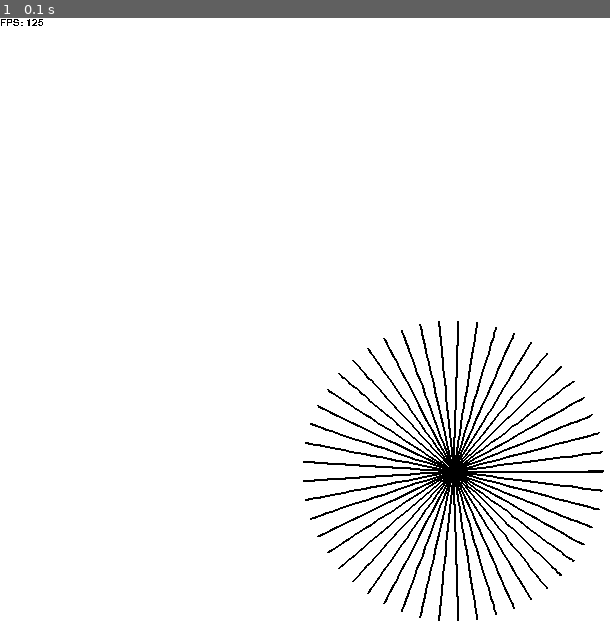
Above: before the commit, frame 1.
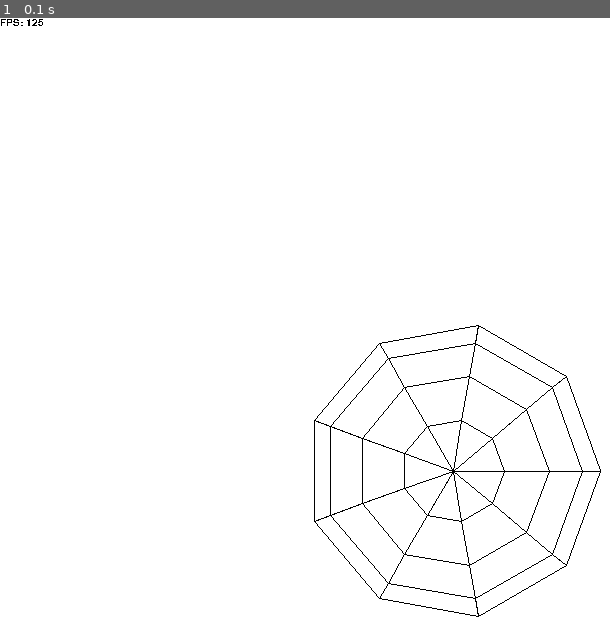
Above: after the commit, the same moment.

Repository: jubileusantos/pygame
Game: pygame game, started from render3d/main.py
Two runs of this game, one before a commit and one after it. Both use one fixed random seed, a clock stepped at 60 frames per second and the inputs below.
Inputs:
- Up to frame 1 (0.1 s): no input

The runs differ from the first frame. In frame 1, 4.1% of the frame differs, in the area x 49-100%, y 49-100%.

Commit message:
Improved sphere drawing

Diff:
--- a/render3d/main.py
+++ b/render3d/main.py
@@ -198,6 +198,7 @@
         super().__init__(pos, color, edgeThickness, cornerThickness, faceColors)
         self.size = radius
         self.radius = radius
+        self.resolution = resolution
 
         # Calculate points
         for i in range(resolution):
@@ -214,9 +215,21 @@
         # Get points
         projectedPoints = self.getPoints()
 
-        for i in range(len(projectedPoints)-1):
+        for i in range(self.resolution-1):
+            for j in range(self.resolution-1):
+                idx = j + i * self.resolution
+                idx1 = j + (i+1) * self.resolution
+                # Vertical
+                pygame.draw.line(surface, self.color, projectedPoints[idx], projectedPoints[idx+1], self.edgeThickness)
+                # Horizontal
+                pygame.draw.line(surface, self.color, projectedPoints[idx], projectedPoints[idx1], self.edgeThickness)
+
+        '''for i in range(len(projectedPoints)-1):
+            point1 = projectedPoints[i]
+            point2 = projectedPoints[i+1]
             #print(f"Line from ({projectedPoints[i].x, projectedPoints[i].y}) to ({projectedPoints[i+1].x, projectedPoints[i+1].y})")
-            pygame.draw.line(surface, self.color, projectedPoints[i], projectedPoints[i+1], self.edgeThickness)
+            r = 0
+            pygame.draw.line(surface, self.color, (point1.x + randint(-r, r), point1.y + randint(-r, r)), (point2.x + randint(-r, r), point2.y + randint(-r, r)), self.edgeThickness)'''
 
 # Constants
 faceDrawStep = 4
@@ -250,7 +263,7 @@
         "bottom": ORANGE
     }
     #objects.append(Square(pos=Vector3(randint(100, WIDTH-100), randint(100, HEIGHT-100), randint(1, 5)), size=150, edgeThickness=2, faceColors=faceColors))
-    objects.append(Sphere(pos=Vector3(3, 3, 1), radius=150, resolution=50, edgeThickness=2, faceColors=faceColors))
+    objects.append(Sphere(pos=Vector3(3, 3, 1), radius=150, resolution=10, edgeThickness=1, faceColors=faceColors))
 
 # States
 leftButtonDown = False
@@ -328,3 +341,9 @@
 
     pygame.display.update()
     dt = clock.tick(FPS)
+
+'''
+TODO:
+ - A esfera rotaciona ao redor de um outro ponto, e não em volta de si mesmo. nao faço ideia do q fazer todavia
+
+'''
